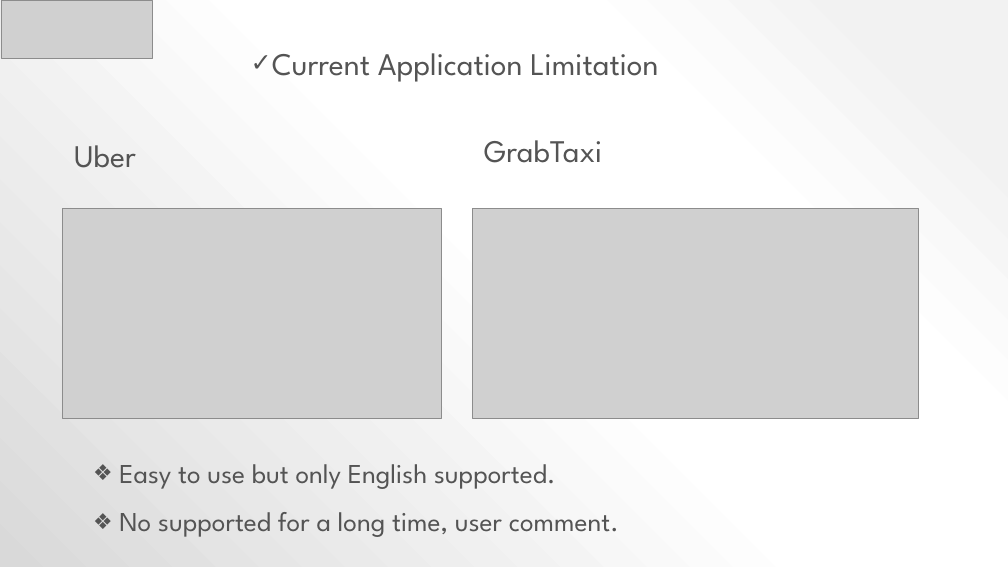
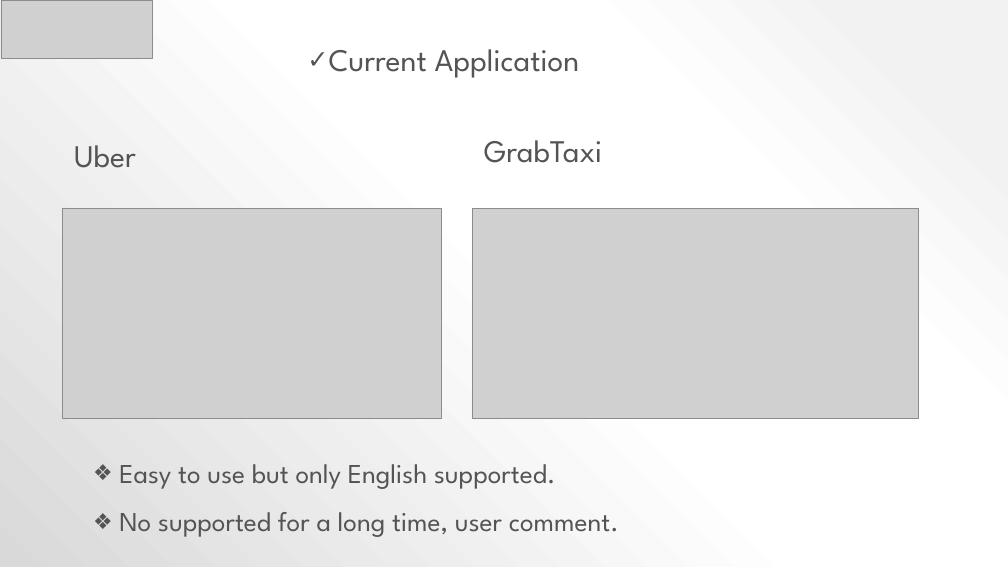
Before and after one commit to sangnvus/2015FALLIS01, a slide deck: slide 4 of Final/F_Taxi_Slide.pptx. Drawn at 1008x567 pixels with LibreOffice and Linux fonts; fonts in the diff are those of the drawing; grey boxes stand for pictures. Boxes give left, top, right and bottom in pixels: in the first picture for what was removed or moved away, otherwise in the second. Text is boxed around its words. In the diff, an @@ line names an element or a change of style, - is before the commit and + after.

```diff
--- a/Final/F_Taxi_Slide.pptx
+++ b/Final/F_Taxi_Slide.pptx
@@ text at [329, 49, 580, 78]: text changed @@
-✓ Current Application Limitation
+✓ Current Application
```
Also in this commit, not shown: 18 other slides changed, 1 slide added, 6 slides removed, 7 other files.
